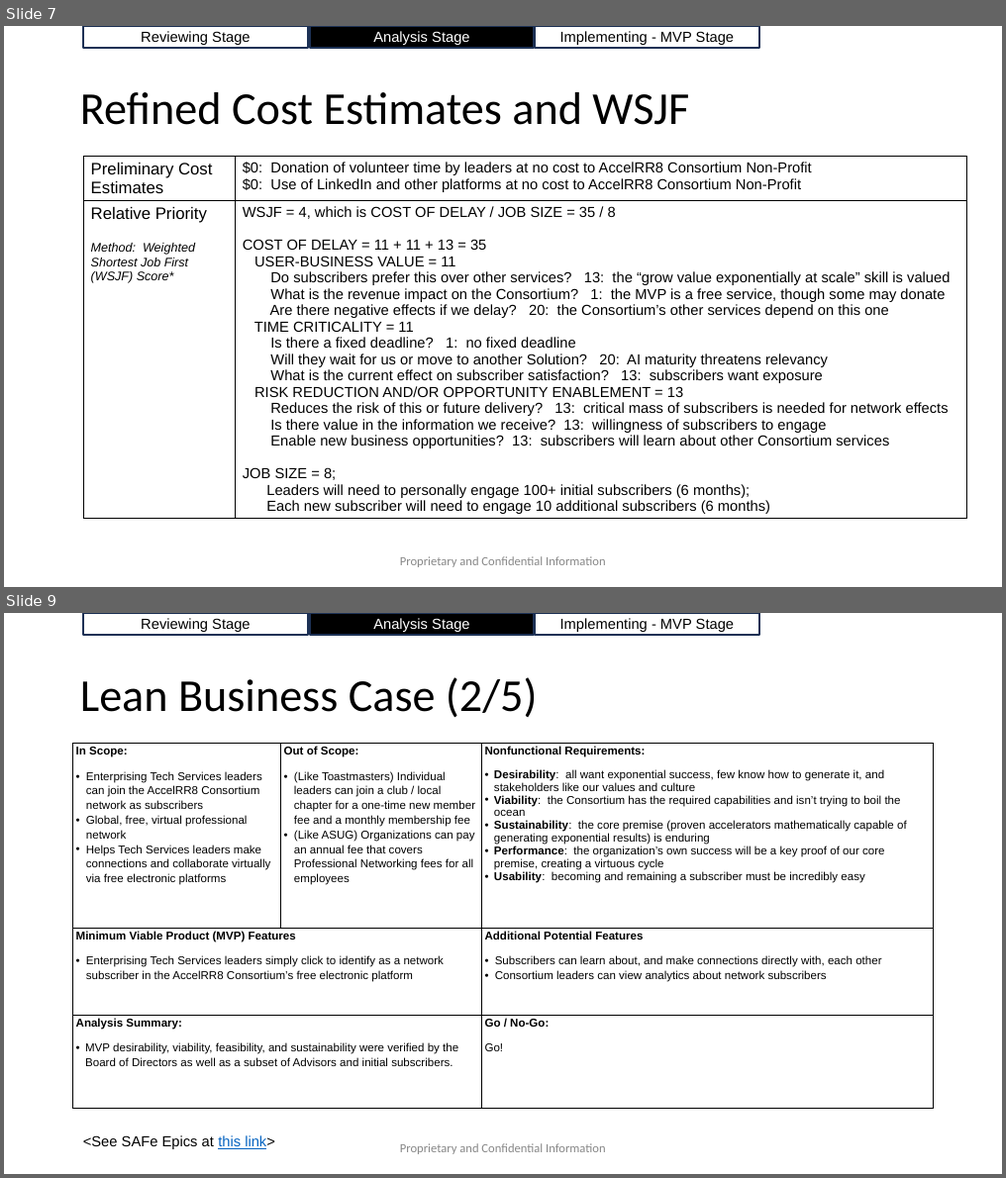
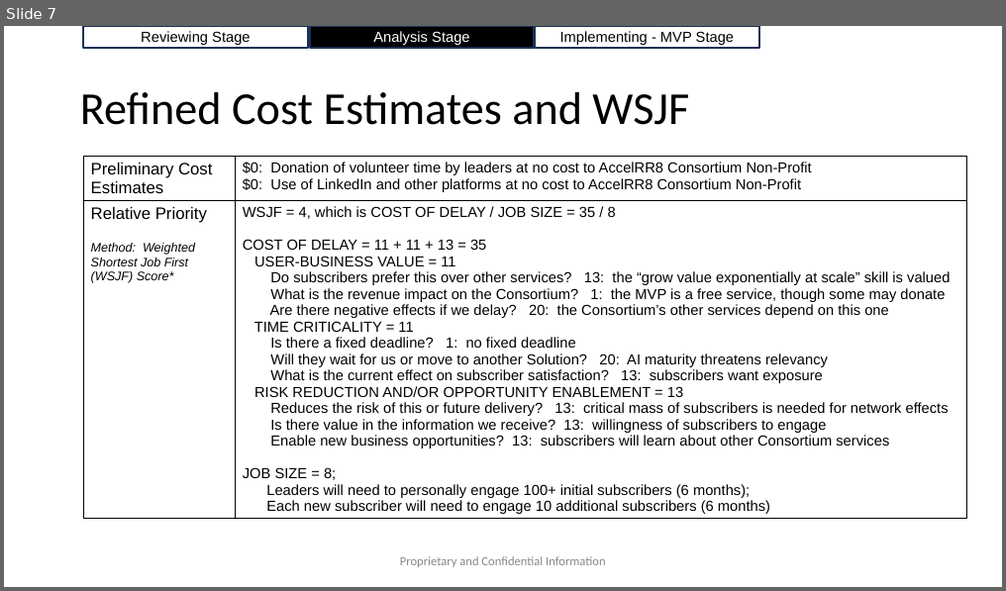
Before and after one commit to AccelRR8-Consortium-NonProfit/Management-Public, a slide deck: docs/2_Value_Creation/2a_Product/Professional_Networking/Professional_Networking_v1_Lean_Business_Case.pptx. Shown one above the other, each under a label of ours: slides 7 and 9 before the commit, slide 7 after it; the slides between them are not shown. The pictures are 1006x1178 and 1006x591 pixels, drawn with LibreOffice and Linux fonts; fonts in the diff are those of the drawing; background and template pictures are left out. Boxes give left, top, right and bottom in pixels: in the first picture for what was removed or moved away, otherwise in the second. Text is boxed around its words. In the diff, an @@ line names an element or a change of style, - is before the commit and + after.

Commit message:
Updated Professional Networking Deliverables

```diff
--- a/docs/2_Value_Creation/2a_Product/Professional_Networking/Professional_Networking_v1_Lean_Business_Case.pptx
+++ b/docs/2_Value_Creation/2a_Product/Professional_Networking/Professional_Networking_v1_Lean_Business_Case.pptx
@@ slide 9 removed at [4, 613, 1002, 1174], background #FFFFFF @@
@@ rectangle removed at [83, 613, 308, 635] @@
-Reviewing Stage
@@ rectangle removed at [310, 613, 534, 635] @@
-Analysis Stage
@@ rectangle removed at [535, 613, 759, 635] @@
-Implementing - MVP Stage
@@ title removed at [80, 677, 538, 718] @@
-Lean Business Case (2/5)
@@ table removed at [73, 744, 934, 1108], 3 rows, 3 columns @@
-In Scope: / Enterprising Tech Services leaders can join the AccelRR8 Consortium network as subscribers / Global, free, virtual professional network / Helps Tech Services leaders make connections and collaborate virtually via free electronic platforms | Out of Scope: / (Like Toastmasters) Individual leaders can join a club / local chapter for a one-time new member fee and a monthly membership fee / (Like ASUG) Organizations can pay an annual fee that covers Professional Networking fees for all employees | Nonfunctional Requirements: / Desirability: all want exponential success, few know how to generate it, and stakeholders like our values and culture / Viability: the Consortium has the required capabilities and isn’t trying to boil the ocean / Sustainability: the core premise (proven accelerators mathematically capable of generating exponential results) is enduring / Performance: the organization’s own success will be a key proof of our core premise, creating a virtuous cycle / Usability: becoming and remaining a subscriber must be incredibly easy
-Minimum Viable Product (MVP) Features / Enterprising Tech Services leaders simply click to identify as a network subscriber in the AccelRR8 Consortium’s free electronic platform |  | Additional Potential Features / Subscribers can learn about, and make connections directly with, each other / Consortium leaders can view analytics about network subscribers
-Analysis Summary: / MVP desirability, viability, feasibility, and sustainability were verified by the Board of Directors as well as a subset of Advisors and initial subscribers. |  | Go / No-Go: / Go!
@@ text removed at [83, 1136, 275, 1150] @@
-<See SAFe Epics at this link>
@@ text removed at [400, 1144, 606, 1155] @@
-Proprietary and Confidential Information
```
Also in this commit, not shown: 2 slides changed, 3 other slides removed, 5 other files.
